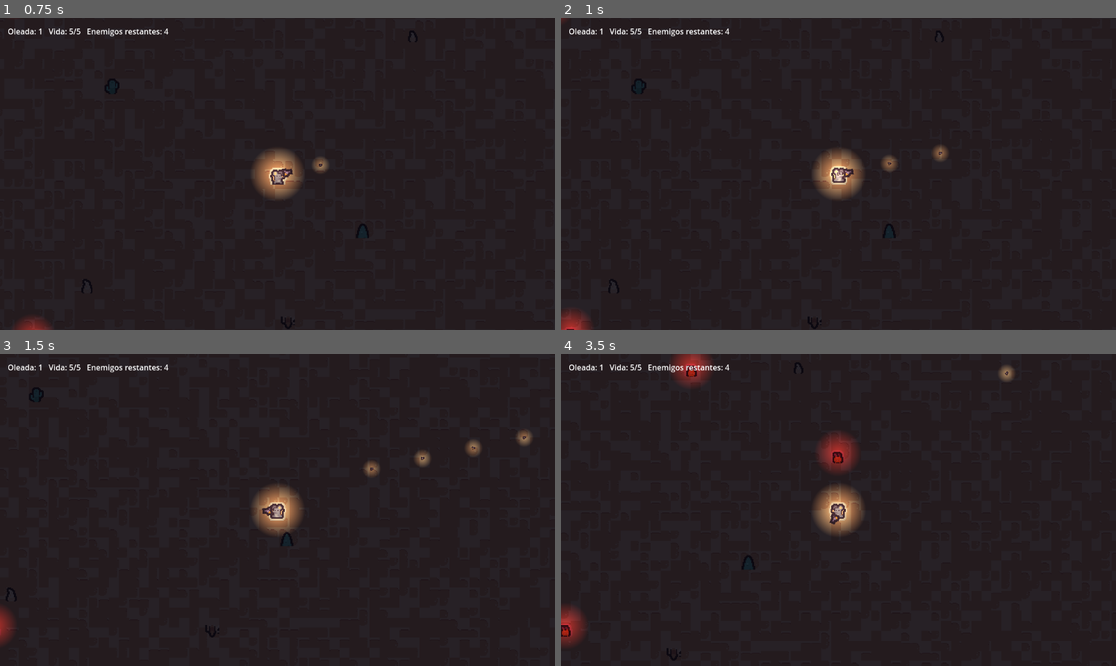
Above: before the commit, frames 1-4 (two rows, left to right).
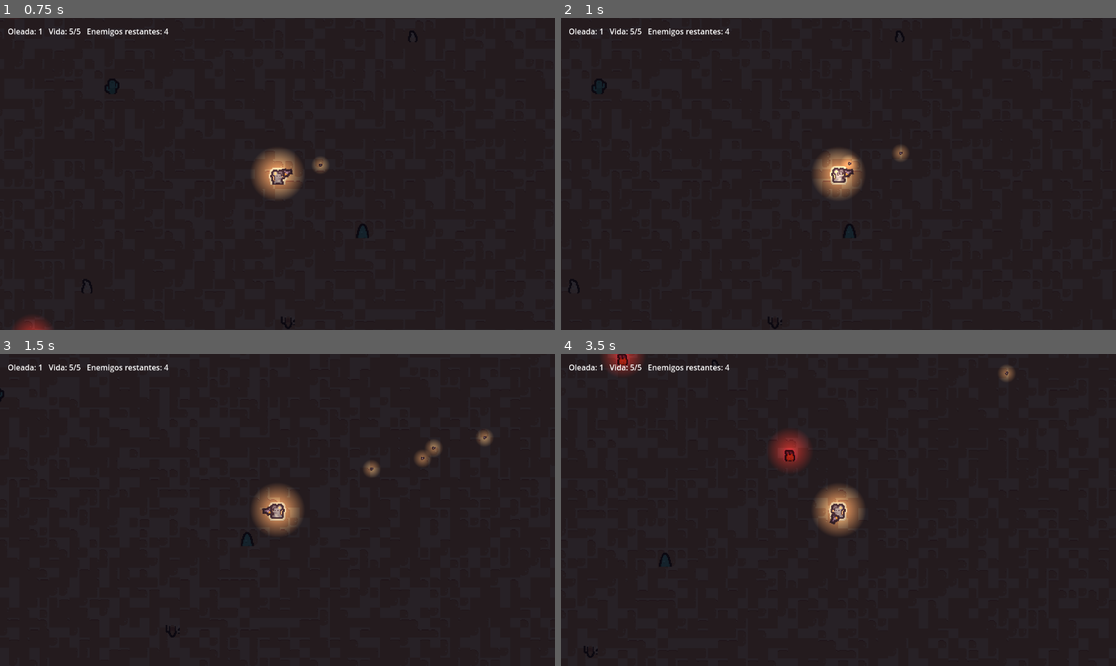
Above: after the commit, the same moments.

Repository: ksanch3x/Justiciero
Game: Godot game, scene res://scenes/Main.tscn
Same seed, same stepped clock (60 frames per second), same inputs: the game is played once before the commit and once after it.
Inputs (mouse positions are in pixels of both pictures, inside the frame that each line leads up to):
- Up to frame 1 (0.75 s): tap Enter at 0.5 s; move the mouse to (399, 158) at 0.52 s; press the mouse at (399, 158) at 0.53 s; hold D (move_right) from 0.53 s (still down)
- Up to frame 2 (1 s): keep holding D (move_right); tap Space (dash, bound only after the commit) at 0.8 s
- Up to frame 3 (1.5 s): move the mouse to (166, 525) at 1.27 s; release D (move_right) at 1.28 s; release the mouse at (166, 525) at 1.28 s; hold S (move_down) from 1.28 s (still down); tap Space (dash, bound only after the commit) at 1.35 s
- Up to frame 4 (3.5 s): click (727, 525) at 1.55 s; move the mouse to (894, 441) at 2.02 s; release S (move_down) at 2.03 s; press the mouse at (894, 441) at 2.03 s; hold D (move_right) 2.03-2.78 s; tap Space (dash, bound only after the commit) at 2.3, 2.85 s; move the mouse to (810, 572) at 2.77 s; release the mouse at (810, 572) at 2.78 s; hold W (move_up) from 2.78 s (still down); click (810, 572) at 3.05 s

Frame 1 is identical in both runs. In frame 2, 1.0% of the frame differs, in the area x 0-70%, y 0-100%; in frame 3, 0.9%; in frame 4, 2.9%, in the area x 0-81%, y 0-99%.

Commit message:
Add dash/dodge mobility to Player (GDD 2.3)
Adds a dash input action (Space / gamepad face button, same InputMap
pattern as move/shoot) and implements it in Player.gd: a short
high-speed burst via move_and_slide() (respects collision_mask=8
obstacles), gated by a cooldown instead of infinite i-frames, with
brief invulnerability during the dash and a modulate.a fade for
visual feedback. Shooting is disabled while dashing.

Diff:
--- a/prototypes/combat-topdown/project.godot
+++ b/prototypes/combat-topdown/project.godot
@@ -43,6 +43,13 @@
 ]
 }
 
+dash={
+"deadzone": 0.2,
+"events": [Object(InputEventKey,"resource_local_to_scene":false,"resource_name":"","device":-1,"window_id":0,"alt_pressed":false,"shift_pressed":false,"ctrl_pressed":false,"meta_pressed":false,"pressed":false,"keycode":0,"physical_keycode":32,"key_label":0,"unicode":0,"location":0,"echo":false,"script":null)
+, Object(InputEventJoypadButton,"resource_local_to_scene":false,"resource_name":"","device":-1,"button_index":0,"pressure":0.0,"pressed":false,"script":null)
+]
+}
+
 [rendering]
 
 renderer/rendering_method="gl_compatibility"
--- a/prototypes/combat-topdown/scripts/Player.gd
+++ b/prototypes/combat-topdown/scripts/Player.gd
@@ -5,11 +5,24 @@
 @export var max_health: int = 5
 @export var bullet_scene: PackedScene = preload("res://scenes/Bullet.tscn")
 
+## Dash / esquiva (GDD 2.3: movilidad con costo, no i-frames infinitos).
+@export var dash_speed: float = 600.0
+@export var dash_duration: float = 0.15
+@export var dash_cooldown: float = 0.7
+@export var dash_invulnerable: bool = true
+
 var bullet_damage: int = 1
 var bullet_count: int = 1
 
 var health: int
 var fire_cooldown: float = 0.0
+
+var is_dashing: bool = false
+var dash_time_left: float = 0.0
+var dash_cooldown_left: float = 0.0
+var dash_direction: Vector2 = Vector2.RIGHT
+var _last_move_dir: Vector2 = Vector2.RIGHT
+var is_invulnerable: bool = false
 
 signal health_changed(current: int, max: int)
 signal died
@@ -30,13 +43,29 @@
 	if input_vec.length() > 1.0:
 		input_vec = input_vec.normalized()
 
-	velocity = input_vec * speed
+	if input_vec.length() > 0.1:
+		_last_move_dir = input_vec.normalized()
+
+	dash_cooldown_left -= delta
+	if is_dashing:
+		dash_time_left -= delta
+		if dash_time_left <= 0.0:
+			_end_dash()
+	elif Input.is_action_just_pressed("dash") and dash_cooldown_left <= 0.0:
+		_start_dash()
+
+	if is_dashing:
+		velocity = dash_direction * dash_speed
+	else:
+		velocity = input_vec * speed
 	move_and_slide()
 
-	if input_vec.length() > 0.1:
+	# El disparo se deshabilita durante el dash: es una esquiva rápida,
+	# no tendría sentido apuntar con precisión mientras se ejecuta.
+	if input_vec.length() > 0.1 and not is_dashing:
 		if not _anim.is_playing():
 			_anim.play("walk")
-	else:
+	elif not is_dashing:
 		_anim.stop()
 		_anim.frame = 0
 
@@ -48,9 +77,29 @@
 	_gun_sprite.flip_v = aim_dir.x < 0.0
 
 	fire_cooldown -= delta
-	if Input.is_action_pressed("shoot") and fire_cooldown <= 0.0:
+	if not is_dashing and Input.is_action_pressed("shoot") and fire_cooldown <= 0.0:
 		_shoot()
 		fire_cooldown = fire_rate
+
+func _start_dash() -> void:
+	var dir := _last_move_dir
+	if dir.length() < 0.1:
+		dir = (get_global_mouse_position() - global_position)
+		if dir.length() < 0.1:
+			dir = Vector2.RIGHT
+	dash_direction = dir.normalized()
+
+	is_dashing = true
+	dash_time_left = dash_duration
+	dash_cooldown_left = dash_cooldown
+	if dash_invulnerable:
+		is_invulnerable = true
+	_anim.modulate.a = 0.5
+
+func _end_dash() -> void:
+	is_dashing = false
+	is_invulnerable = false
+	_anim.modulate.a = 1.0
 
 func _shoot() -> void:
 	var base_dir := (get_global_mouse_position() - global_position).normalized()
@@ -74,6 +123,8 @@
 	health_changed.emit(health, max_health)
 
 func take_damage(amount: int) -> void:
+	if is_invulnerable:
+		return
 	health -= amount
 	health_changed.emit(health, max_health)
 	if health <= 0:
